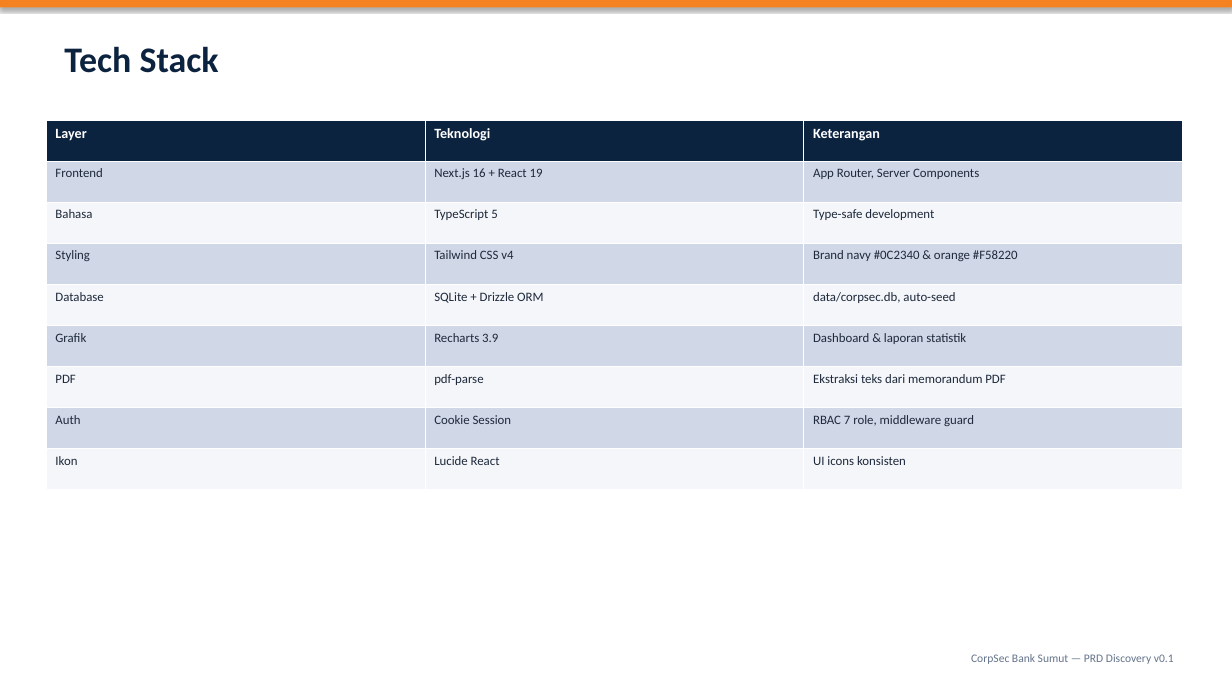
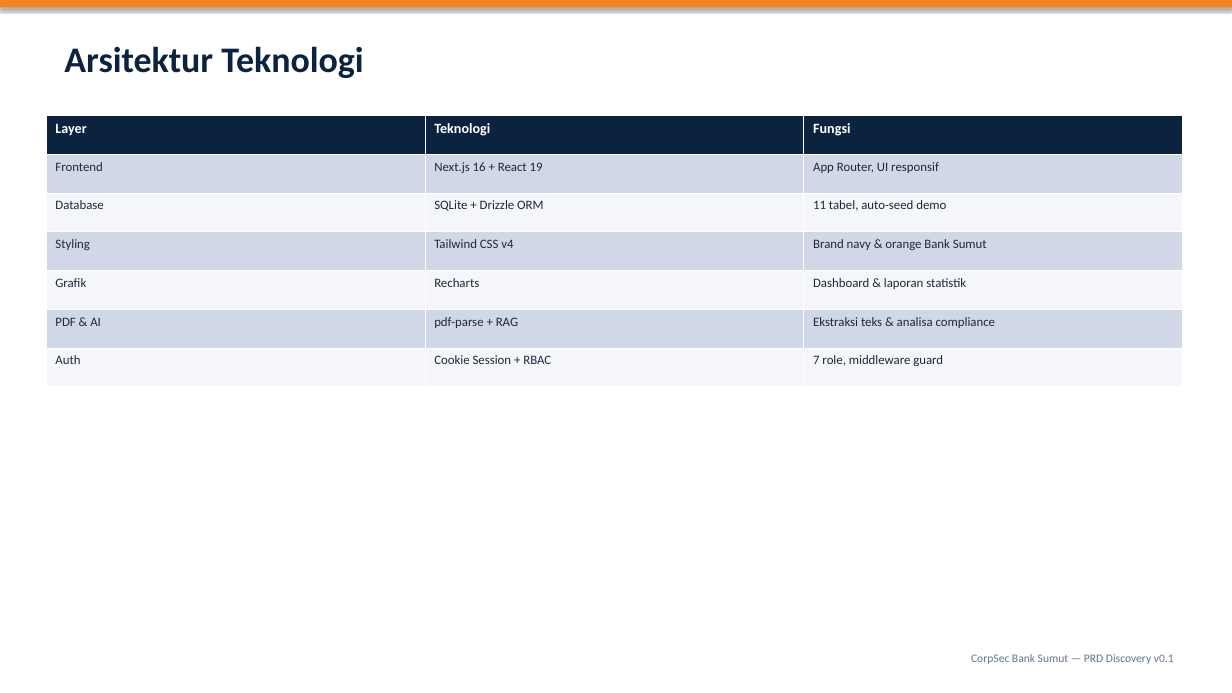
Before and after one commit to kelompok8ai/repo-day1-a, a slide deck: slide 4 of docs/CorpSec-Bank-Sumut-Presentasi.pptx (slide 10 before the commit). Drawn at 1232x693 pixels with LibreOffice and Linux fonts; fonts in the diff are those of the drawing. Boxes give left, top, right and bottom in pixels: in the first picture for what was removed or moved away, otherwise in the second. Text is boxed around its words. In the diff, an @@ line names an element or a change of style, - is before the commit and + after.

```diff
--- a/docs/CorpSec-Bank-Sumut-Presentasi.pptx
+++ b/docs/CorpSec-Bank-Sumut-Presentasi.pptx
@@ text at [64, 46, 363, 78]: text changed @@
-Tech Stack
+Arsitektur Teknologi
@@ table at [46, 116, 1183, 387] @@
-row 1: Layer | Teknologi | Keterangan
-row 2: Frontend | Next.js 16 + React 19 | App Router, Server Components
-row 3: Bahasa | TypeScript 5 | Type-safe development
-row 4: Styling | Tailwind CSS v4 | Brand navy #0C2340 & orange #F58220
-row 5: Database | SQLite + Drizzle ORM | data/corpsec.db, auto-seed
-row 6: Grafik | Recharts 3.9 | Dashboard & laporan statistik
-row 7: PDF | pdf-parse | Ekstraksi teks dari memorandum PDF
-row 8: Auth | Cookie Session | RBAC 7 role, middleware guard
-row 9: Ikon | Lucide React | UI icons konsisten
+row 1: Layer | Teknologi | Fungsi
+row 2: Frontend | Next.js 16 + React 19 | App Router, UI responsif
+row 3: Database | SQLite + Drizzle ORM | 11 tabel, auto-seed demo
+row 4: Styling | Tailwind CSS v4 | Brand navy & orange Bank Sumut
+row 5: Grafik | Recharts | Dashboard & laporan statistik
+row 6: PDF & AI | pdf-parse + RAG | Ekstraksi teks & analisa compliance
+row 7: Auth | Cookie Session + RBAC | 7 role, middleware guard
@@ table: place and size @@
-table at [46, 120, 1183, 490]
+table at [46, 116, 1183, 387]
```
Also in this commit, not shown: 14 other slides changed, 19 slides removed, 1 other file.
